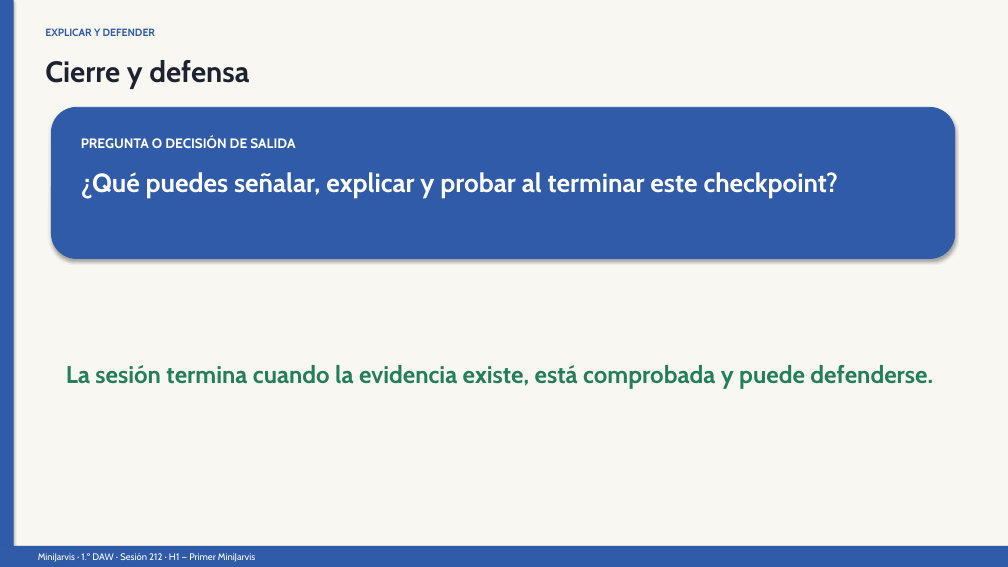
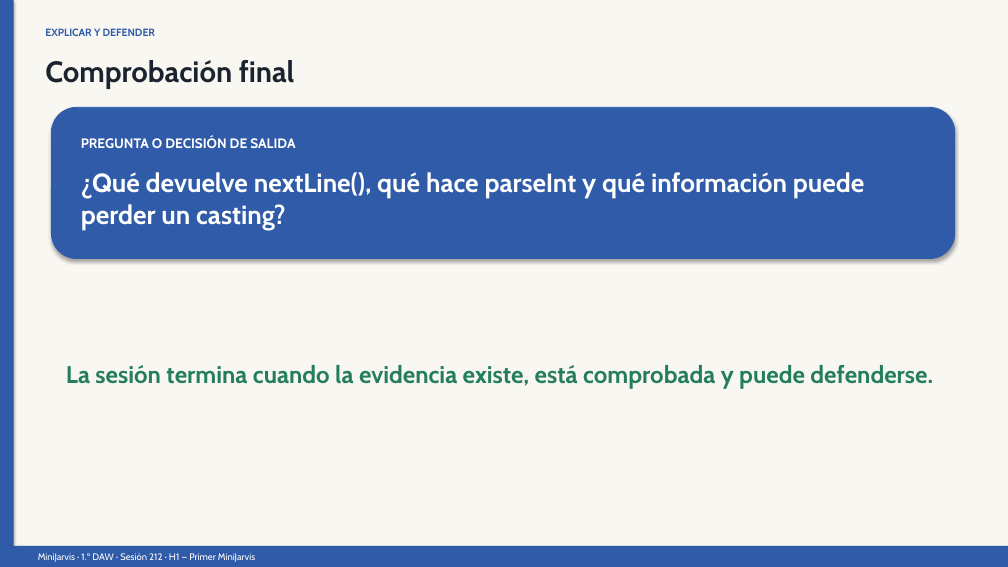
Before and after one commit to llombardero/curso-26-27, a slide deck: slide 10 of 02-PROFESORADO/03-PRESENTACIONES/POR-SESION/h1/S212-entrada-por-teclado-con-scanner-presentacion.pptx (slide 9 before the commit). Drawn at 1008x567 pixels with LibreOffice and Linux fonts; fonts in the diff are those of the drawing. Boxes give left, top, right and bottom in pixels: in the first picture for what was removed or moved away, otherwise in the second. Text is boxed around its words. In the diff, an @@ line names an element or a change of style, - is before the commit and + after.

```diff
--- a/02-PROFESORADO/03-PRESENTACIONES/POR-SESION/h1/S212-entrada-por-teclado-con-scanner-presentacion.pptx
+++ b/02-PROFESORADO/03-PRESENTACIONES/POR-SESION/h1/S212-entrada-por-teclado-con-scanner-presentacion.pptx
@@ text at [45, 60, 295, 89]: text changed @@
-Cierre y defensa
+Comprobación final
@@ text at [81, 172, 864, 230]: text changed @@
-¿Qué puedes señalar, explicar y probar al terminar este checkpoint?
+¿Qué devuelve nextLine(), qué hace parseInt y qué información puede perder un casting?
```
Also in this commit, not shown: 3 other slides changed, 7 slides added, 5 slides removed, 41 other files.
